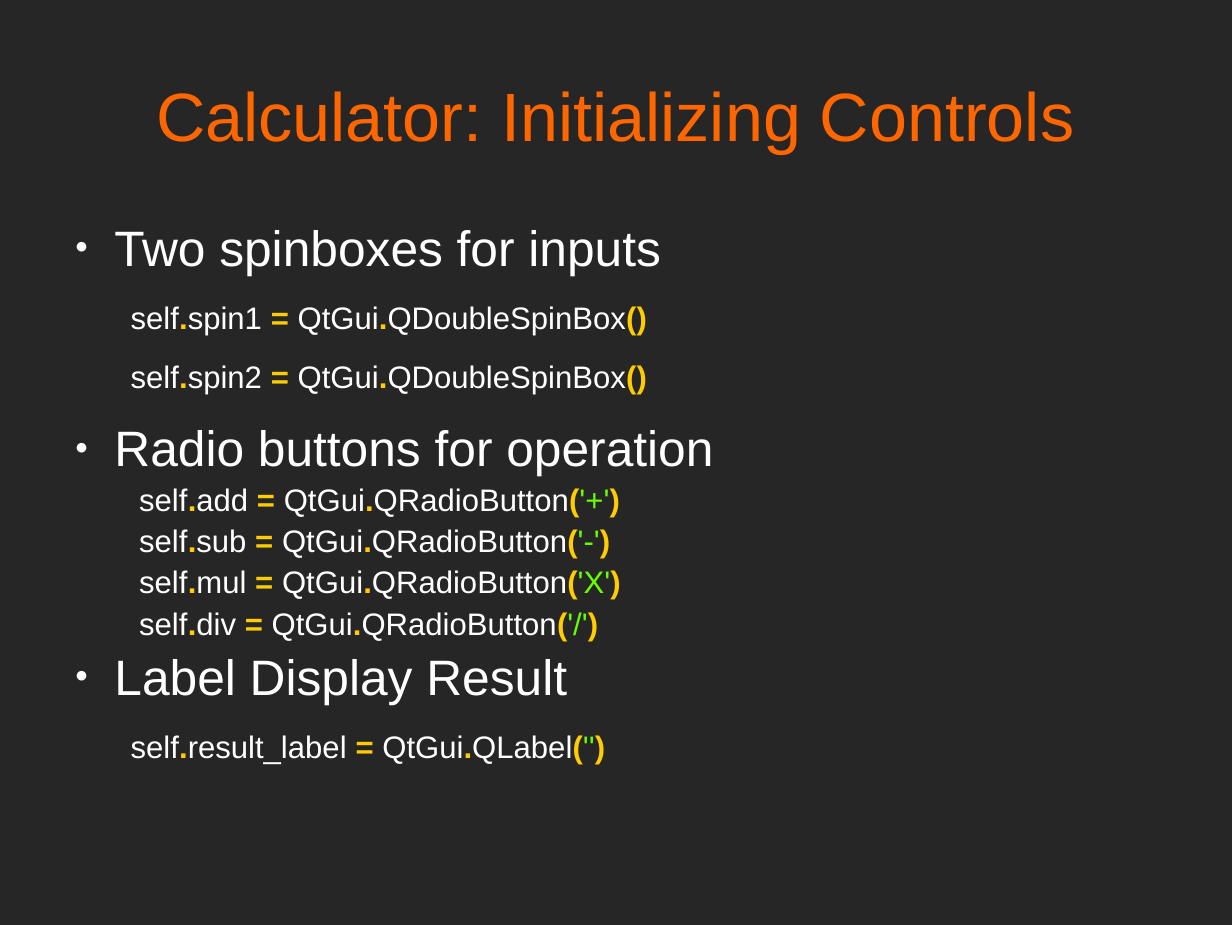
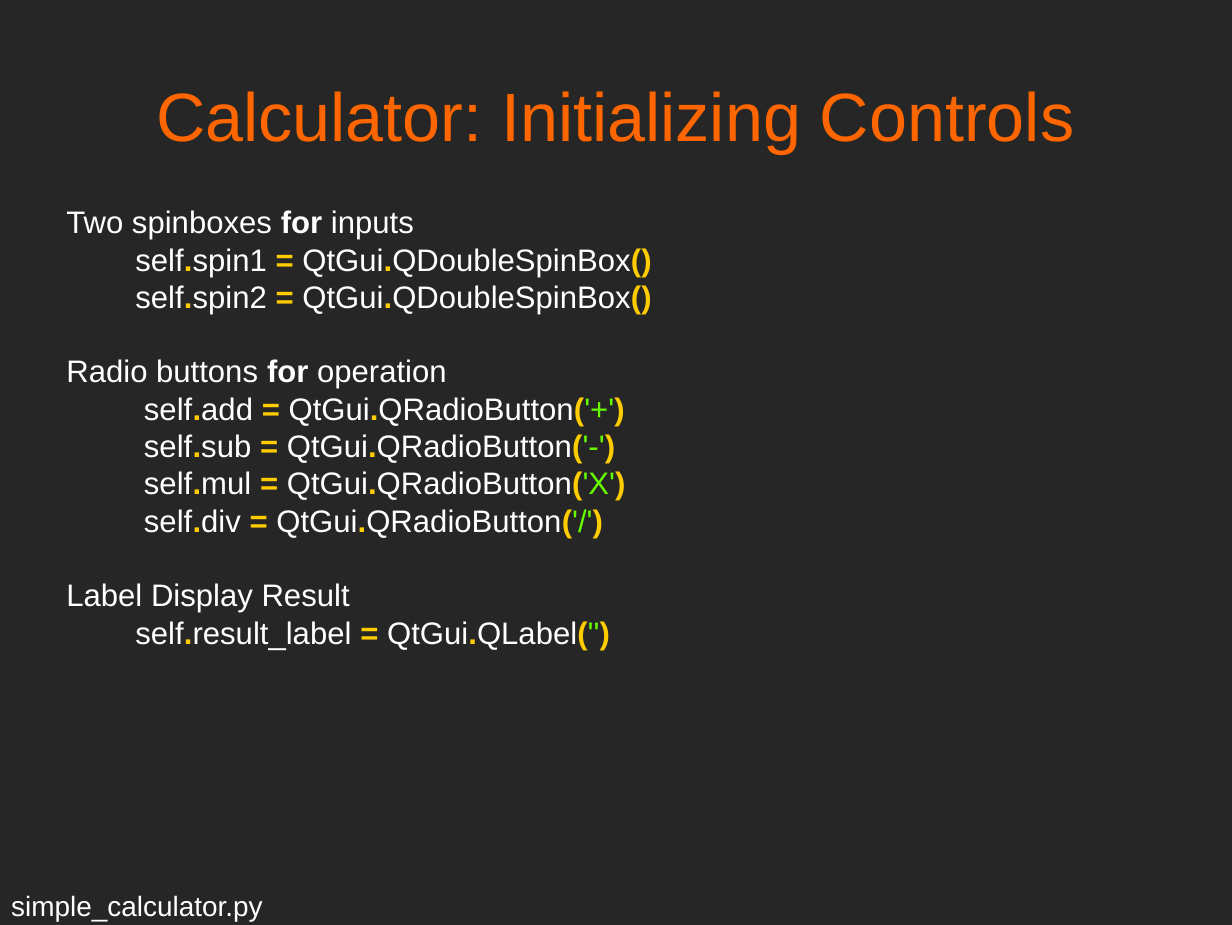
Before and after one commit to mfarhan12/qt-presentation, a slide deck: slide 12 of OPAG QT Presentation.odp. Drawn at 1232x925 pixels with LibreOffice and Linux fonts; fonts in the diff are those of the drawing. Boxes give left, top, right and bottom in pixels: in the first picture for what was removed or moved away, otherwise in the second. Text is boxed around its words. In the diff, an @@ line names an element or a change of style, - is before the commit and + after.

```diff
--- a/OPAG QT Presentation.odp
+++ b/OPAG QT Presentation.odp
@@ text "Two spinboxes for inputs": place and size @@
-text "Two spinboxes for inputs" at (114, 230, 713, 764)
+text "Two spinboxes for inputs" at (66, 210, 651, 650)
@@ text "Two spinboxes for inputs" at (66, 210, 651, 650): size 32 to 20 pt in "Two spinboxes for inputs", "Radio buttons for operation", "Label Display Result"; bold on in "for", "for"; bullet ● to none; less space between paragraphs @@
@@ text added at (11, 895, 263, 921), 18 pt, text #FFFFFF @@
+simple_calculator.py
```
Also in this commit, not shown: 13 other slides changed, 1 other file.
